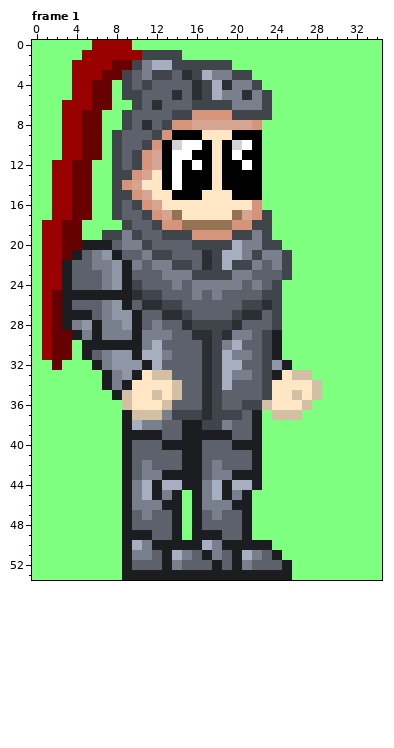
Animated GIF sprite: trunk/gfx/edgar/edgar_petrify.gif. That is the earlier state.
The file is 35x54 pixels. Colours within 5 levels of each other are drawn and written as one. Shown: frame 1. The commit also changed other frames, which this record leaves out.
After the commit:
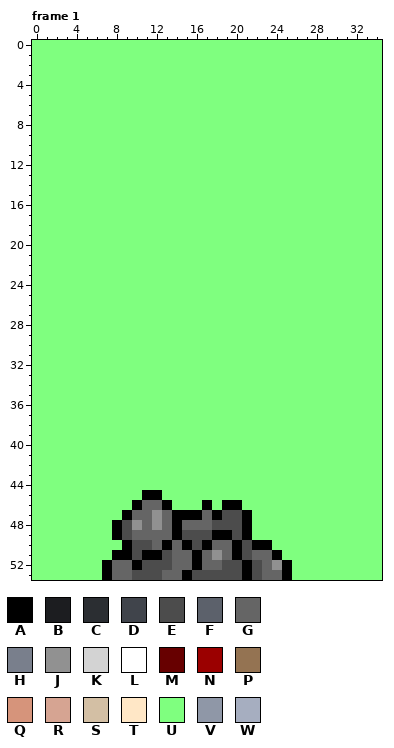
Palette (. is transparent): A #000000  B #1c1d20  C #2b2e32  D #40444b  E #4c4c4c  F #5c616b  G #656565  H #797f8c  J #919191  K #d3d3d3  L #ffffff  M #670000  N #9b0000  P #947352  Q #d6947b  R #d6a492  S #d3bfa4  T #ffe7c6  U #7fff7f  V #8f97a7  W #a6aec0
Diff:
Changed rows in their new state; - is an unchanged pixel.
Frame 1:
first column x 1:
 0 -----UUUU-------------------
 1 ----UUUUUUUUUU--------------
 2 ---UUUUUUUUUUUUUUUU---------
 3 ---UUUUUUUUUUUUUUUUUU-------
 4 ---UUUU-UUUUUUUUUUUUUU------
 5 ---UUUU-UUUUUUUUUUUUUUU-----
 6 --UUUUU--UUUUUUUUUUUUUU-----
 7 --UUUU--UUUUUUUUUUUUUUU-----
 8 --UUUU--UUUUUUUUUUUUUU------
 9 --UUUU-UUUUUUUUUUUUUUU------
10 --UUUU-UUUUUUUUUUUUUUU------
11 --UUUU-UUUUUUUUUUUUUUU------
12 -UUUU--UUUUUUUUUUUUUUU------
13 -UUUU--UUUUUUUUUUUUUUU------
14 -UUUU--UUUUUUUUUUUUUUU------
15 -UUUU--UUUUUUUUUUUUUUU------
16 -UUUU--UUUUUUUUUUUUUUU------
17 -UUUU--UUUUUUUUUUUUUUUU-----
18 UUUU----UUUUUUUUUUUUUUU-----
19 UUUU--UUUUUUUUUUUUUUUUU-----
20 UUUUUUUUUUUUUUUUUUUUUUUU----
21 UUUUUUUUUUUUUUUUUUUUUUUUU---
22 UUUUUUUUUUUUUUUUUUUUUUUUU---
23 UUUUUUUUUUUUUUUUUUUUUUUUU---
24 UUUUUUUUUUUUUUUUUUUUUUUU----
25 UUUUUUUUUUUUUUUUUUUUUUUU----
26 UUUUUUUUUUUUUUUUUUUUUUUU----
27 UUUUUUUUUUUUUUUUUUUUUUUU----
28 UUUUUUUUUUUUUUUUUUUUUUUU----
29 UUUUUUUUUUUUUUUUUUUUUUUU----
30 UUU-UUUUUUUUUUUUUUUUUUUU----
31 UUU-UUUUUUUUUUUUUUUUUUUU----
32 -U---UUUUUUUUUUUUUUUUUUUU---
33 ------UUUUUUUUUUUUUUUUUUUUU-
34 ------UUUUUUUUUUUUUUUUUUUUUU
35 -------UUUUUUUUUUUUUUUUUUUUU
36 --------UUUUUUUUUUUUUUUUUUU-
37 --------UUUUUUUUUUUUUU-UUU--
38 --------UUUUUUUUUUUUUU------
39 --------UUUUUUUUUUUUUU------
40 --------UUUUUUUUUUUUUU------
41 --------UUUUUUUUUUUUUU------
42 --------UUUUUUUUUUUUUU------
43 --------UUUUUUUUUUUUUU------
44 --------UUUUUUUUUUUUUU------
45 --------UUAAUU-UUUUUU-------
46 --------UAGGAU-UAUAAU-------
47 --------AGGJGAAAGAEEA-------
48 -------AEJGJGAGGGEEEA-------
49 -------AEGGGGAEEEAAEA-------
50 --------AEEGAGAEAGGAEAA-----
51 -------AAEAAEGGAGJGAEGGA----
52 ------AGGAEEEGGAGGEEAEGJA---
53 ------AGGEEEGGAEEEEEAEGGA---
Where, in picture pixels (left, top, right, bottom), the same in both pictures:
changed: (42, 40, 322, 580)
